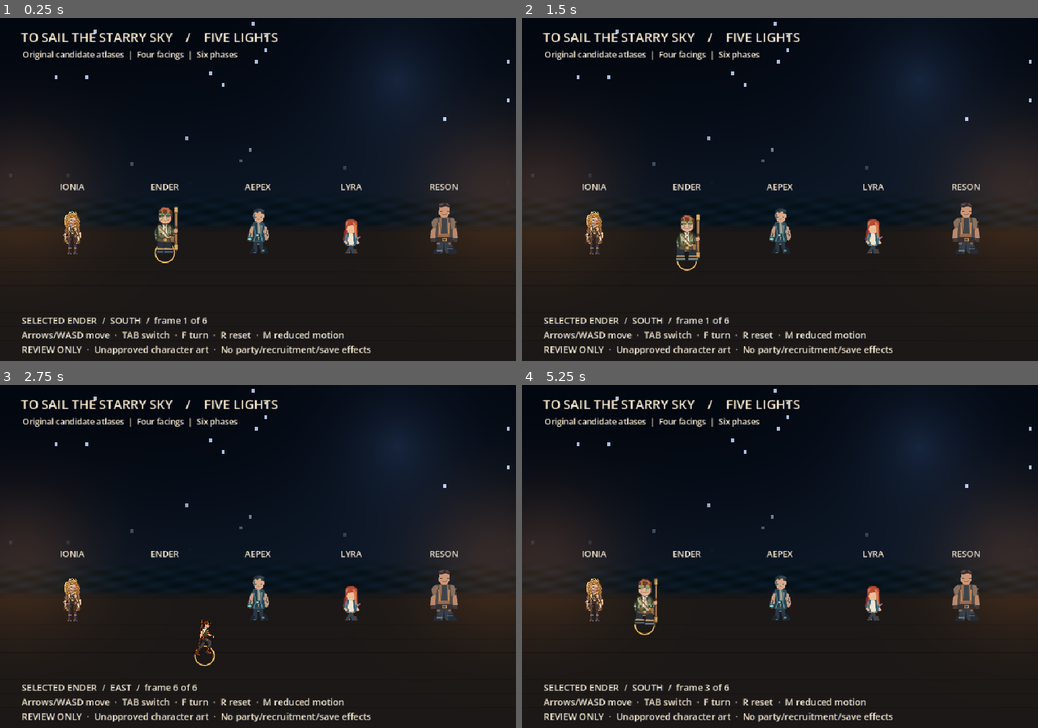
Above: before the commit, frames 1-4 (two rows, left to right).
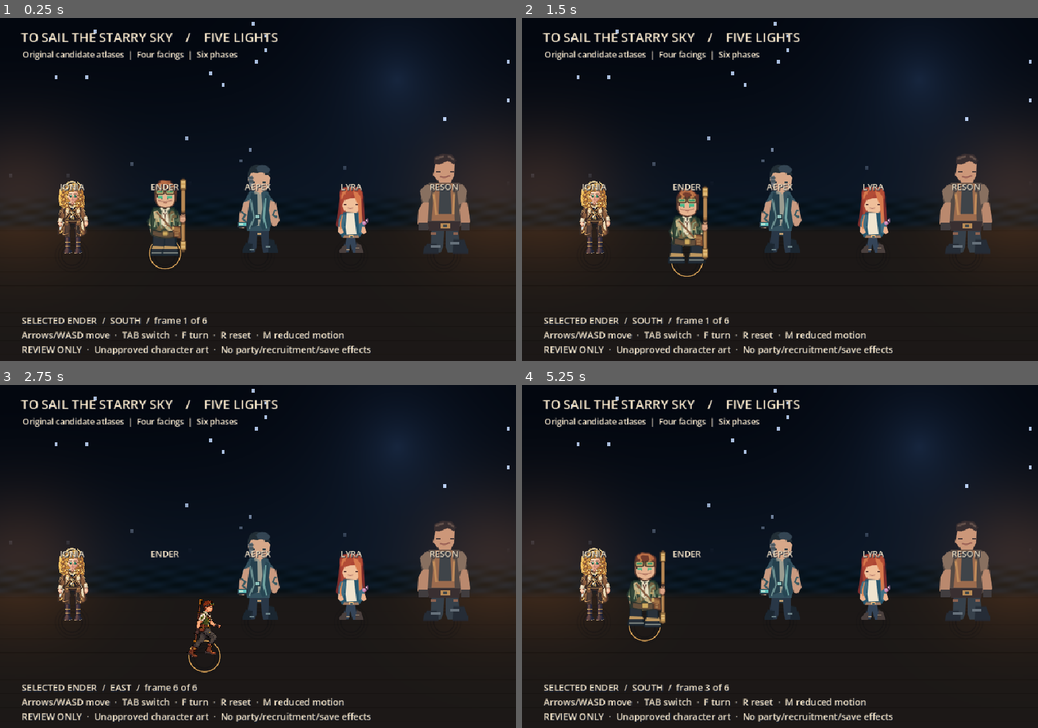
Above: after the commit, the same moments.

Repository: ndrorchestration/ToSailaStarrySky-jrpg
Game: Godot game, scene res://scenes/five_lights_motion_studio.tscn
Same seed, same stepped clock (60 frames per second), same inputs: the game is played once before the commit and once after it. This scene is started directly instead of the project's main scene.
Inputs:
- Up to frame 1 (0.25 s): no input
- Up to frame 2 (1.5 s): tap Enter at 0.5 s; hold Right (ui_right) 0.53-1.28 s; tap E at 0.6 s; hold Down (ui_down) from 1.28 s (still down); tap R at 1.35 s
- Up to frame 3 (2.75 s): release Down (ui_down) at 2.03 s; hold Right (ui_right) from 2.03 s (still down); tap V at 2.1 s
- Up to frame 4 (5.25 s): release Right (ui_right) at 2.78 s; hold Up (ui_up) 2.78-3.53 s; tap one key every 0.75 s from 2.85 s: C T Y G; hold Left (ui_left) 3.53-5.03 s; hold Down (ui_down) from 5.03 s (still down)

The runs differ from the first frame. In frame 1, 5.9% of the frame differs, in the area x 11-92%, y 39-74%; in frame 2, 5.9%, in the area x 11-92%, y 39-76%; in frame 3, 5.1%; in frame 4, 5.9%.

Commit message:
art(godot): improve source-custody sprite legibility and estimated ground anchors

Diff:
--- a/godot/scripts/five_lights_motion_actor.gd
+++ b/godot/scripts/five_lights_motion_actor.gd
@@ -10,6 +10,10 @@
 var motion: Vector2 = Vector2.ZERO
 var ready_to_review: bool = false
 var selected: bool = false
+var contact_visual_offset: float = 0.0
+
+## Scene-only inspection scale, not a resampling or approved source-art rewrite.
+const REVIEW_SCALE: Dictionary = {"Ender": 1.62, "Ionia": 0.22, "Lyra": 1.54, "Aepex": 1.54, "Reson": 1.54}
 
 func atlas_paths() -> Dictionary:
     match character_id:
@@ -55,15 +59,18 @@
         sprite.texture_filter = CanvasItem.TEXTURE_FILTER_NEAREST
         sprite.flip_h = false
         sprite.visible = d == facing
-        sprite.position = Vector2(0.0, -48.0)
-        if character_id == "Ionia":
-            sprite.scale = Vector2(0.13, 0.13)
-            sprite.position = Vector2(0.0, -46.0)
-        elif character_id == "Ender" and d == "west":
-            sprite.scale = Vector2(0.83, 0.82)
-            sprite.position = Vector2(0.0, -37.0)
-        elif character_id in ["Lyra", "Aepex", "Reson"]:
-            sprite.scale = Vector2(0.8, 0.8)
+        var scale_value: float = float(REVIEW_SCALE.get(character_id, 1.0))
+        if character_id == "Ender" and d == "west":
+            # Retain the distinct source's proven silhouette-size ratio.
+            sprite.scale = Vector2(scale_value * 0.83, scale_value * 0.82)
+        else:
+            sprite.scale = Vector2(scale_value, scale_value)
+        # Foot-anchor from native atlas frame height. This is a visual baseline
+        # hypothesis, NOT artist-marked toe/heel planting or physics grounding.
+        var frame_height: float = float(tex.get_height())
+        var nominal_sole_y: float = frame_height * 0.47
+        sprite.position = Vector2(0.0, -roundf(nominal_sole_y * sprite.scale.y))
+        contact_visual_offset = maxf(contact_visual_offset, sprite.position.y)
         add_child(sprite)
         sprites[d] = sprite
     ready_to_review = true
@@ -118,5 +125,12 @@
     queue_redraw()
 
 func _draw() -> void:
+    # Fixed world-root review cue: selection is not a hitbox or gameplay buff.
+    draw_ellipse_shadow()
     if selected:
-        draw_arc(Vector2(0, -3), 18.0, 0.0, TAU, 36, Color(0.95, 0.75, 0.37), 2.0, true)
+        draw_arc(Vector2(0, -2), 29.0, 0.0, TAU, 48, Color(0.94, 0.70, 0.37, 0.94), 1.6, true)
+
+func draw_ellipse_shadow() -> void:
+    for i in range(3):
+        draw_arc(Vector2(0.0, 1.5), 19.0 + float(i) * 6.0, 0.0, TAU, 36,
+            Color(0.02, 0.03, 0.06, 0.25 - float(i) * 0.06), 2.0, true)
